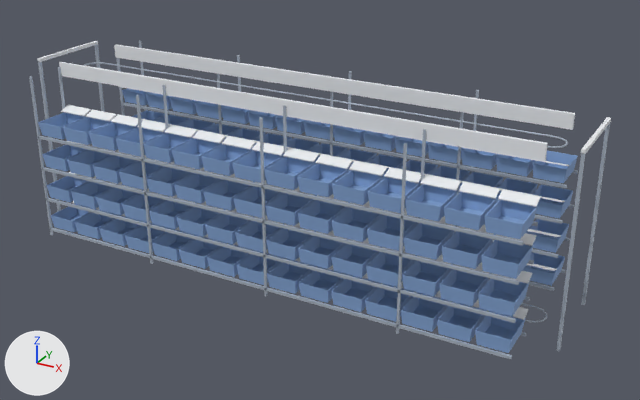
An edit to the FBX model SourceAssets/MPR/sorter_simulation/SM_MPR_SorterSimBody120_LOD2.fbx, drawn before and after from the same camera.
One viewpoint serves both versions: a camera (50 mm lens) standing at (5.29, -8.96, 5.36) and looking at (0.34, 0.04, 0.86). The lights are fixed; the arrows at lower left show +X, +Y and +Z. The first picture is the older version.

Objects in the first picture: 'SM_MPR_SorterSimBody120_LOD2'.
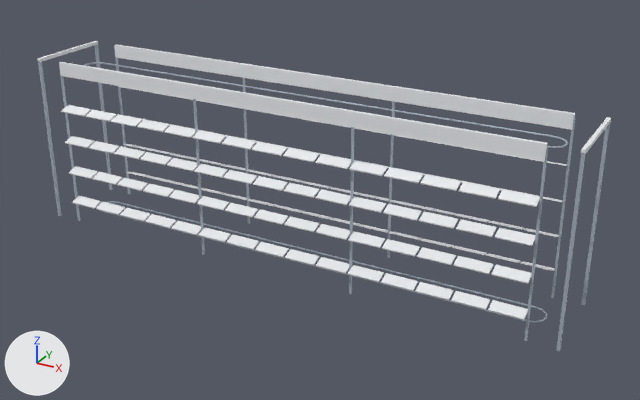
Pixel boxes [x1, y1, x2, y2] of what changed, in the pictures (640 x 400 px; the box of a moved part takes in the faces that stretch with it):
'SM_MPR_SorterSimBody120_LOD2', reshaped
    before: [29, 41, 611, 359]
    after: [37, 41, 611, 351]
part 1 of me_bin__1_1_1_020, moved or reshaped
    before: [162, 85, 169, 129]
    after: [193, 99, 205, 255]
part 2 of me_bin__1_1_1_020, moved or reshaped
    before: [415, 129, 426, 293]
    after: [349, 127, 354, 294]
part 3 of me_bin__1_1_1_020, moved or reshaped
    before: [396, 143, 407, 334]
    after: [524, 149, 548, 341]
part 4 of me_bin__1_1_1_020, moved or reshaped
    before: [217, 74, 224, 176]
    after: [242, 78, 250, 224]
part 5 of me_bin__1_1_1_020, moved or reshaped
    before: [454, 112, 464, 232]
    after: [387, 101, 395, 258]
part 6 of me_bin__1_1_1_020, moved or reshaped
    before: [470, 90, 479, 174]
    after: [551, 119, 575, 298]
part 7 of me_bin__1_1_1_020, deleted
    before: [29, 41, 578, 359]
part 8 of me_bin__1_1_1_020, moved or reshaped
    before: [58, 67, 67, 141]
    after: [59, 67, 80, 221]
part 9 of me_bin__1_1_1_020, moved or reshaped
    before: [117, 58, 125, 116]
    after: [114, 49, 130, 195]

Patch to the scene script:
```diff
--- a/SourceAssets/MPR/sorter_simulation/SM_MPR_SorterSimBody120_LOD2.fbx.py
+++ b/SourceAssets/MPR/sorter_simulation/SM_MPR_SorterSimBody120_LOD2.fbx.py
@@ me_bin__1_1_1_020 @@
 # used by ob_sm_mpr_sortersimbody120_lod2; location = (0.0, 0.0, 0.0)
-me_bin__1_1_1_020.from_pydata(...)  # 3536 vertices, 2864 faces; spans x -3.64..3.64, y -1.1..1.1, z 0.0..2.32
+me_bin__1_1_1_020.from_pydata(...)  # 1424 vertices, 1040 faces; spans x -3.64..3.64, y -0.65..0.65, z 0.0..2.32
+# me_bin__1_1_1_020 part 1: the loose piece of 8 vertices spanning x -1.53..-1.5, y -0.59..-0.56, z 0.0..2.25 is moved by (0.43, 0.03, 0.0)
+# me_bin__1_1_1_020 part 2: the loose piece of 8 vertices spanning x 1.94..1.97, y -0.59..-0.56, z 0.0..2.25 is moved by (-0.87, 0.03, 0.0)
+# me_bin__1_1_1_020 part 3: the loose piece of 8 vertices spanning x 1.94..1.97, y -1.1..-1.07, z 0.0..2.25 is moved by (1.3, 0.53, 0.0)
+# me_bin__1_1_1_020 part 4: the loose piece of 8 vertices spanning x -1.53..-1.5, y 0.56..0.59, z 0.0..2.25 is moved by (0.43, -0.03, 0.0)
+# me_bin__1_1_1_020 part 5: the loose piece of 8 vertices spanning x 1.94..1.97, y 0.56..0.59, z 0.0..2.25 is moved by (-0.87, -0.03, 0.0)
+# me_bin__1_1_1_020 part 6: the loose piece of 8 vertices spanning x 1.94..1.97, y 1.07..1.1, z 0.0..2.25 is moved by (1.3, -0.53, 0.0)
+# me_bin__1_1_1_020 part 7: 144 loose pieces with 2112 vertices, spanning x -3.27..3.25, y -1.1..1.1, z 0.0..2.25, are deleted
+# me_bin__1_1_1_020 part 8
+# 6 faces are deleted
+# 4 vertices in x -3.27..-3.24, y -0.59, z 0.0..2.25 move by (0.0, 0.06, 0.0)
+# 6 new faces join them, mat_m_zcool_metal (light grey #afbac7)
+# me_bin__1_1_1_020 part 9
+# 6 faces are deleted
+# 4 vertices in x -3.27..-3.24, y 0.59, z 0.0..2.25 move by (0.0, -0.06, 0.0)
+# 6 new faces join them, mat_m_zcool_metal (light grey #afbac7)
 me_bin__1_1_1_020.materials.append(mat_m_zcool_porcelain)
-me_bin__1_1_1_020.materials.append(mat_m_zcool_softblue)  # blue #86a8d7
 me_bin__1_1_1_020.materials.append(mat_m_zcool_metal)
```
